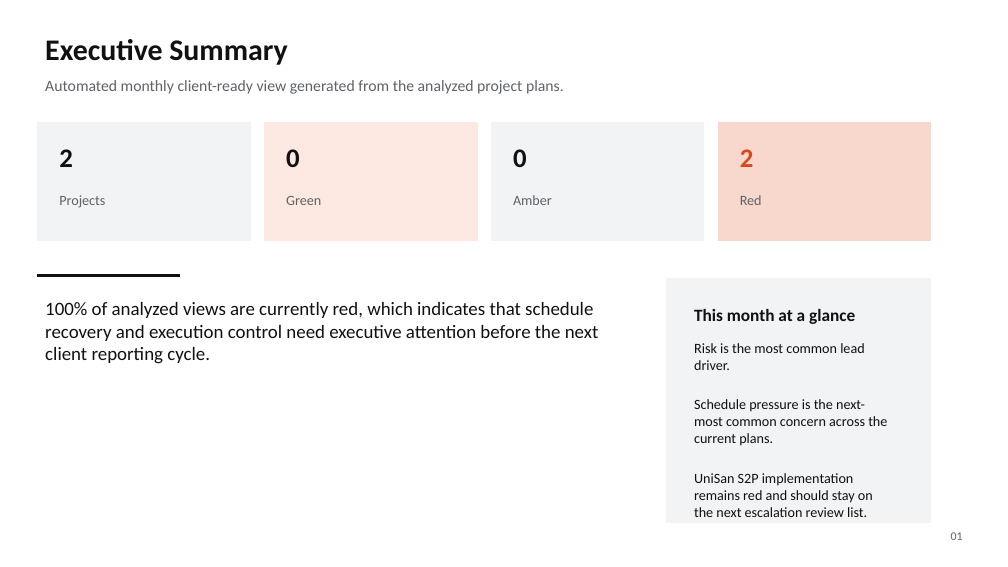
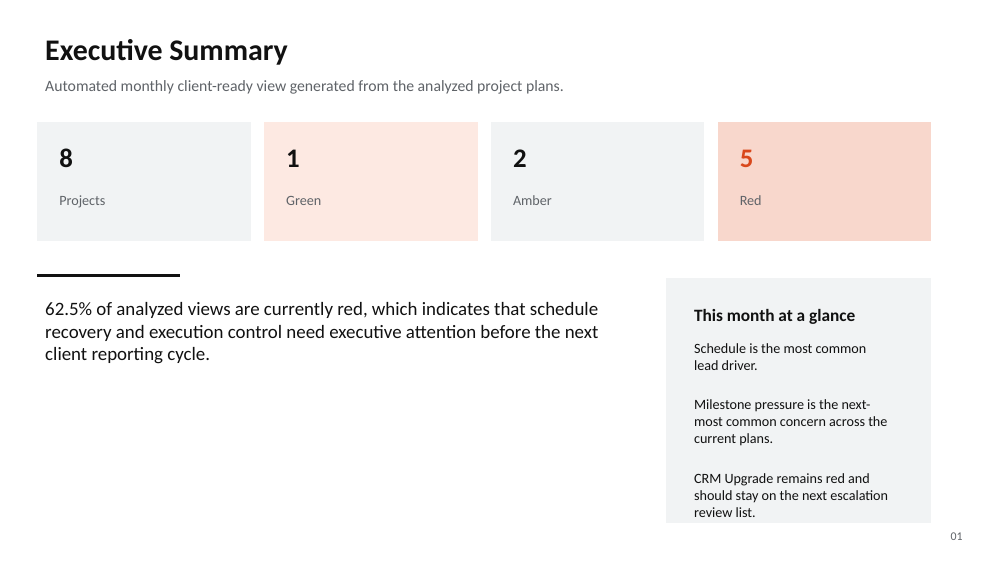
Before and after one commit to Rajibpanda01/Project-Health-Reporting-Agent, a slide deck: slide 1 of deliverables/monthly_executive_deck.pptx. Drawn at 1008x567 pixels with LibreOffice and Linux fonts; fonts in the diff are those of the drawing. Boxes give left, top, right and bottom in pixels: in the first picture for what was removed or moved away, otherwise in the second. Text is boxed around its words. In the diff, an @@ line names an element or a change of style, - is before the commit and + after.

```diff
--- a/deliverables/monthly_executive_deck.pptx
+++ b/deliverables/monthly_executive_deck.pptx
@@ text at [59,148,73,167]: text changed @@
-2
+8
@@ text at [286,149,300,167]: text changed @@
-0
+1
@@ text at [513,149,527,167]: text changed @@
-0
+2
@@ text at [740,149,754,167]: text changed @@
-2
+5
@@ text at [45,302,599,364]: text changed @@
-100% of analyzed views are currently red, which indicates that schedule recovery and execution control need executive attention before the next client reporting cycle.
+62.5% of analyzed views are currently red, which indicates that schedule recovery and execution control need executive attention before the next client reporting cycle.
@@ text at [694,343,888,503]: text changed @@
-Risk is the most common lead driver.
-Schedule pressure is the next-most common concern across the current plans.
-UniSan S2P implementation remains red and should stay on the next escalation review list.
+Schedule is the most common lead driver.
+Milestone pressure is the next-most common concern across the current plans.
+CRM Upgrade remains red and should stay on the next escalation review list.
```
Also in this commit, not shown: 4 other slides changed, 1 other file.
